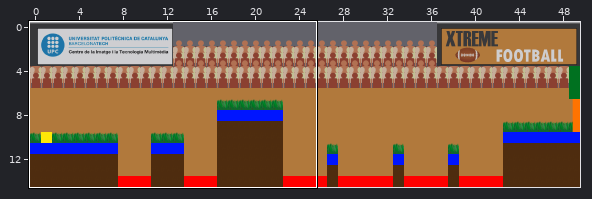
Two versions of a level (Tiled map, Dev_class5_handout/Game/maps/NFL.tmx). Above: a wide view before the commit, with the close-up outlined.
Close-up. First the earlier version:
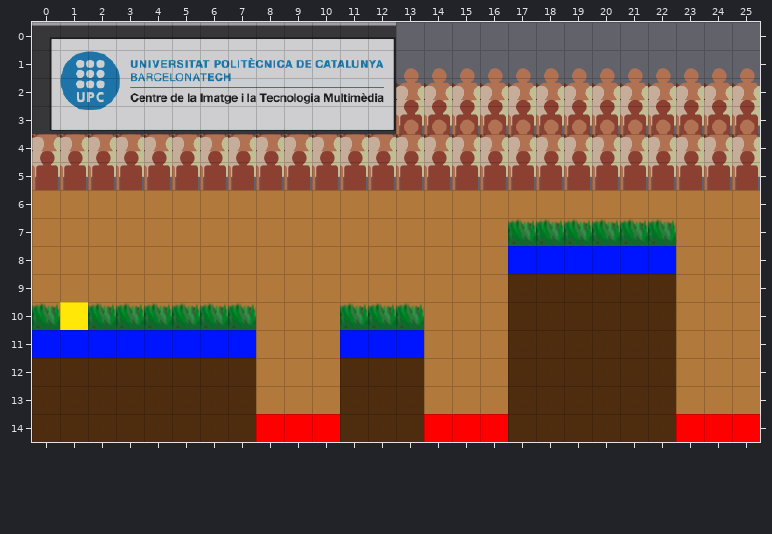
Cells are 32x32 px. Shown: x 0..25, y 0..14. The commit also changed other parts of the map, which this record leaves out.
And afterwards:
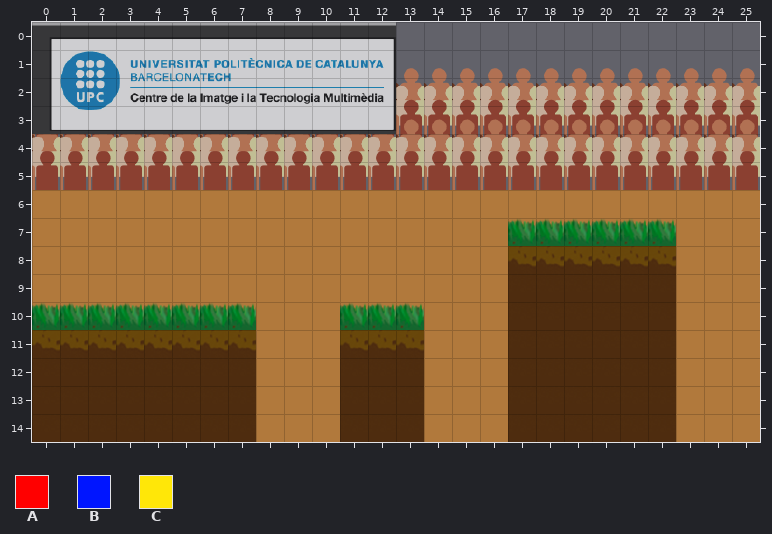
Key: from "TilesTypes": A 0, B 2, C 7.
_ is an empty cell.
From the commit log: collisions attempt
The exact change:
{"where": "layer \"collision\" (now hidden)"}
{"y":8,"x":17,"old":"BBBBBB","new":"______"}
{"y":10,"x":1,"old":"C","new":"_"}
{"y":11,"x":0,"old":"BBBBBBBB","new":"________"}
{"y":11,"x":11,"old":"BBB","new":"___"}
{"y":14,"x":8,"old":"AAA","new":"___"}
{"y":14,"x":14,"old":"AAA","new":"___"}
{"y":14,"x":23,"old":"AAA","new":"___"}
{"label":"removed","picture_box":[508,246,676,274]}
{"label":"removed","picture_box":[32,302,256,358]}
{"label":"removed","picture_box":[340,330,424,358]}
{"label":"removed","picture_box":[256,414,340,442]}
{"label":"removed","picture_box":[424,414,508,442]}
{"label":"removed","picture_box":[676,414,760,442]}
